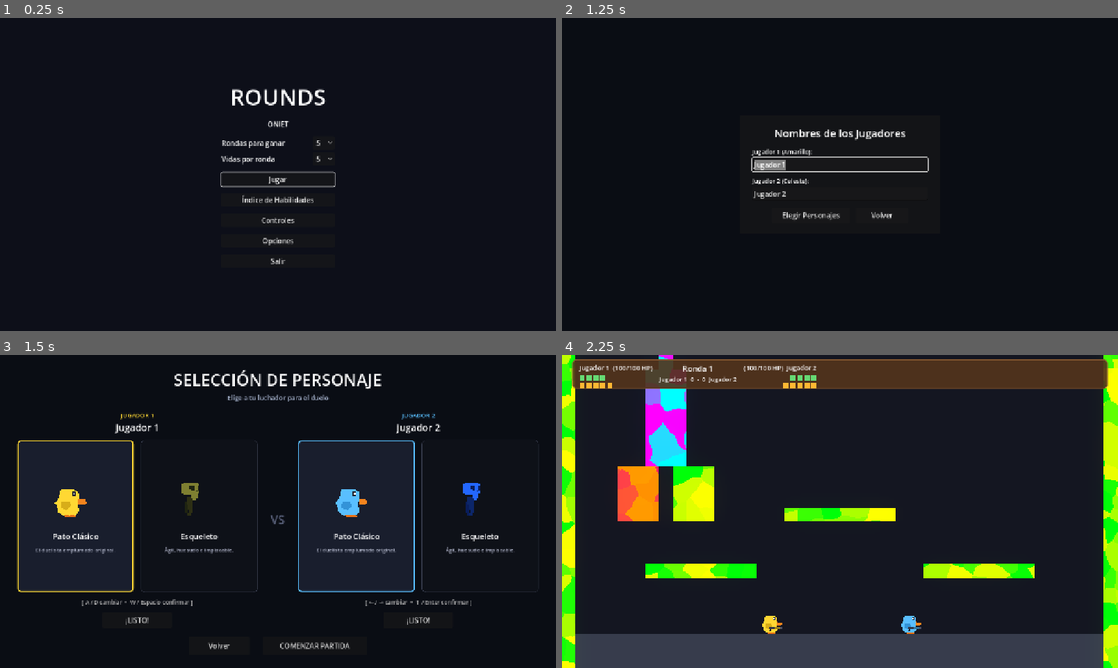
Above: before the commit, frames 1-4 (two rows, left to right).
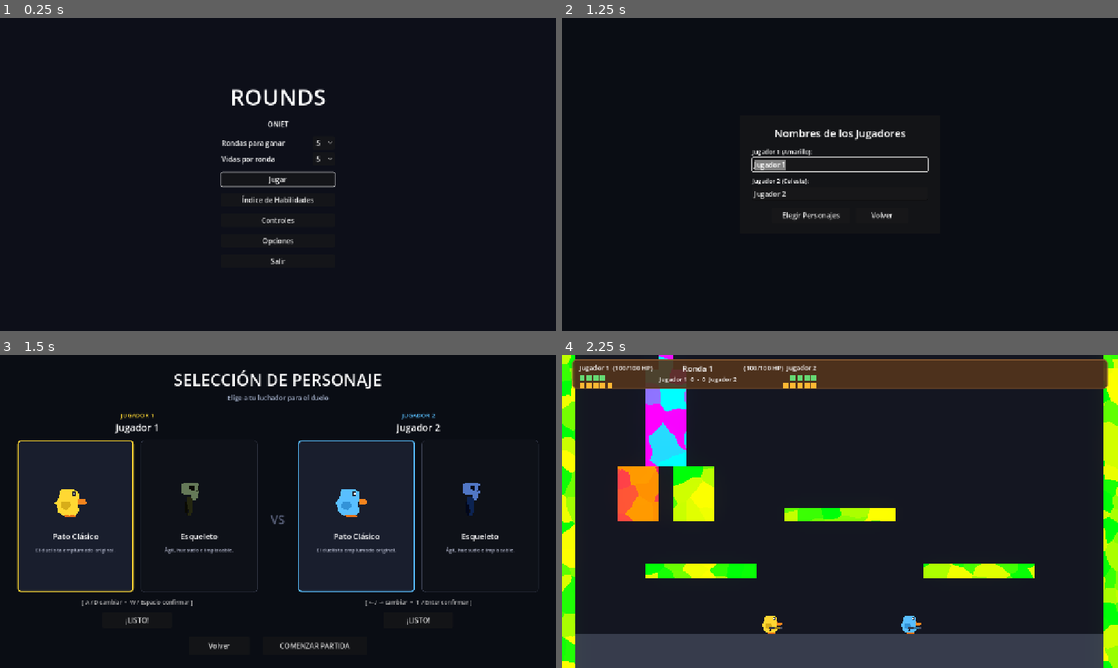
Above: after the commit, the same moments.

Repository: AdriR1ze/ONIET_Rounds
Game: Godot game, scene res://ui/main_menu.tscn
Same seed, same stepped clock (60 frames per second), same inputs: the game is played once before the commit and once after it.
Inputs:
- Up to frame 1 (0.25 s): no input
- Up to frame 2 (1.25 s): click "Jugar" at 0.5 s
- Up to frame 3 (1.5 s): click "Elegir Personajes" at 1.25 s
- Up to frame 4 (2.25 s): click "COMENZAR PARTIDA" at 2 s

Frames 1-2 are identical in both runs. In frame 3, 0.3% of the frame differs, in the area x 32-87%, y 40-52%; in frame 4, nothing differs.

Commit message:
fix(visual): implementar shader de paleta arcade para iluminar y definir el esqueleto amarillo del jugador 1

Diff:
--- a/rounds/player/player.gd
+++ b/rounds/player/player.gd
@@ -124,10 +124,18 @@
 		_set_duck_parts_visible(false)
 		if _skeleton_sprite != null:
 			_skeleton_sprite.visible = true
+			_skeleton_sprite.modulate = Color.WHITE
+			var mat := ShaderMaterial.new()
+			mat.shader = preload("res://player/skeleton_palette.gdshader")
 			if player_number == 1:
-				_skeleton_sprite.modulate = Color(1.25, 1.05, 0.25, 1.0)
+				mat.set_shader_parameter("color_highlight", Color(1.0, 1.0, 0.45, 1.0))
+				mat.set_shader_parameter("color_midtone", Color(1.0, 0.85, 0.20, 1.0))
+				mat.set_shader_parameter("color_shadow", Color(0.40, 0.30, 0.05, 1.0))
 			else:
-				_skeleton_sprite.modulate = Color(0.35, 0.85, 1.3, 1.0)
+				mat.set_shader_parameter("color_highlight", Color(0.80, 0.98, 1.0, 1.0))
+				mat.set_shader_parameter("color_midtone", Color(0.35, 0.78, 1.0, 1.0))
+				mat.set_shader_parameter("color_shadow", Color(0.08, 0.20, 0.38, 1.0))
+			_skeleton_sprite.material = mat
 			_skeleton_sprite.play("idle")
 		_body_animation.play("stand")
 	else:
--- /dev/null
+++ b/rounds/player/skeleton_palette.gdshader
@@ -0,0 +1,27 @@
+shader_type canvas_item;
+
+uniform bool enabled = true;
+uniform vec4 color_highlight : source_color = vec4(1.0, 0.98, 0.40, 1.0);
+uniform vec4 color_midtone : source_color = vec4(0.96, 0.80, 0.18, 1.0);
+uniform vec4 color_shadow : source_color = vec4(0.38, 0.28, 0.06, 1.0);
+
+void fragment() {
+	vec4 tex = texture(TEXTURE, UV);
+	if (tex.a < 0.02) {
+		discard;
+	}
+	if (!enabled) {
+		COLOR = tex * COLOR;
+	} else {
+		float lum = dot(tex.rgb, vec3(0.299, 0.587, 0.114));
+		vec4 target_col;
+		if (lum > 0.3) {
+			target_col = color_highlight;
+		} else if (lum > 0.15) {
+			target_col = color_midtone;
+		} else {
+			target_col = color_shadow;
+		}
+		COLOR = vec4(target_col.rgb * COLOR.rgb, tex.a * target_col.a * COLOR.a);
+	}
+}
--- a/rounds/ui/character_select.gd
+++ b/rounds/ui/character_select.gd
@@ -41,12 +41,24 @@
 	_p1_titulo.text = RunManager.nombre_jugador(1)
 	_p2_titulo.text = RunManager.nombre_jugador(2)
 
-	# Iniciar animaciones de spritesheet y modular colores
+	# Iniciar animaciones de spritesheet y configurar paletas arcade
 	if _p1_skel_sprite != null:
-		_p1_skel_sprite.modulate = Color(1.25, 1.05, 0.25, 1.0)
+		_p1_skel_sprite.modulate = Color.WHITE
+		var mat1 := ShaderMaterial.new()
+		mat1.shader = preload("res://player/skeleton_palette.gdshader")
+		mat1.set_shader_parameter("color_highlight", Color(1.0, 1.0, 0.45, 1.0))
+		mat1.set_shader_parameter("color_midtone", Color(1.0, 0.85, 0.20, 1.0))
+		mat1.set_shader_parameter("color_shadow", Color(0.40, 0.30, 0.05, 1.0))
+		_p1_skel_sprite.material = mat1
 		_p1_skel_sprite.play("walk")
 	if _p2_skel_sprite != null:
-		_p2_skel_sprite.modulate = Color(0.35, 0.85, 1.3, 1.0)
+		_p2_skel_sprite.modulate = Color.WHITE
+		var mat2 := ShaderMaterial.new()
+		mat2.shader = preload("res://player/skeleton_palette.gdshader")
+		mat2.set_shader_parameter("color_highlight", Color(0.80, 0.98, 1.0, 1.0))
+		mat2.set_shader_parameter("color_midtone", Color(0.35, 0.78, 1.0, 1.0))
+		mat2.set_shader_parameter("color_shadow", Color(0.08, 0.20, 0.38, 1.0))
+		_p2_skel_sprite.material = mat2
 		_p2_skel_sprite.play("walk")
 
 	# Conectar botones de ratón
--- a/rounds/ui/character_select.tscn
+++ b/rounds/ui/character_select.tscn
@@ -185,7 +185,6 @@
 layout_mode = 2
 
 [node name="SkelSpriteP1" type="AnimatedSprite2D" parent="Margin/VBox/PanelJugadores/P1Container/Cards/CardEsqueleto/VBox/PreviewBox"]
-modulate = Color(1.25, 1.05, 0.25, 1)
 texture_filter = 1
 position = Vector2(115, 60)
 scale = Vector2(3.6, 3.6)
@@ -330,7 +329,6 @@
 layout_mode = 2
 
 [node name="SkelSpriteP2" type="AnimatedSprite2D" parent="Margin/VBox/PanelJugadores/P2Container/Cards/CardEsqueleto/VBox/PreviewBox"]
-modulate = Color(0.35, 0.85, 1.3, 1)
 texture_filter = 1
 position = Vector2(115, 60)
 scale = Vector2(3.6, 3.6)
Not shown, added: rounds/player/skeleton_palette.gdshader.uid
